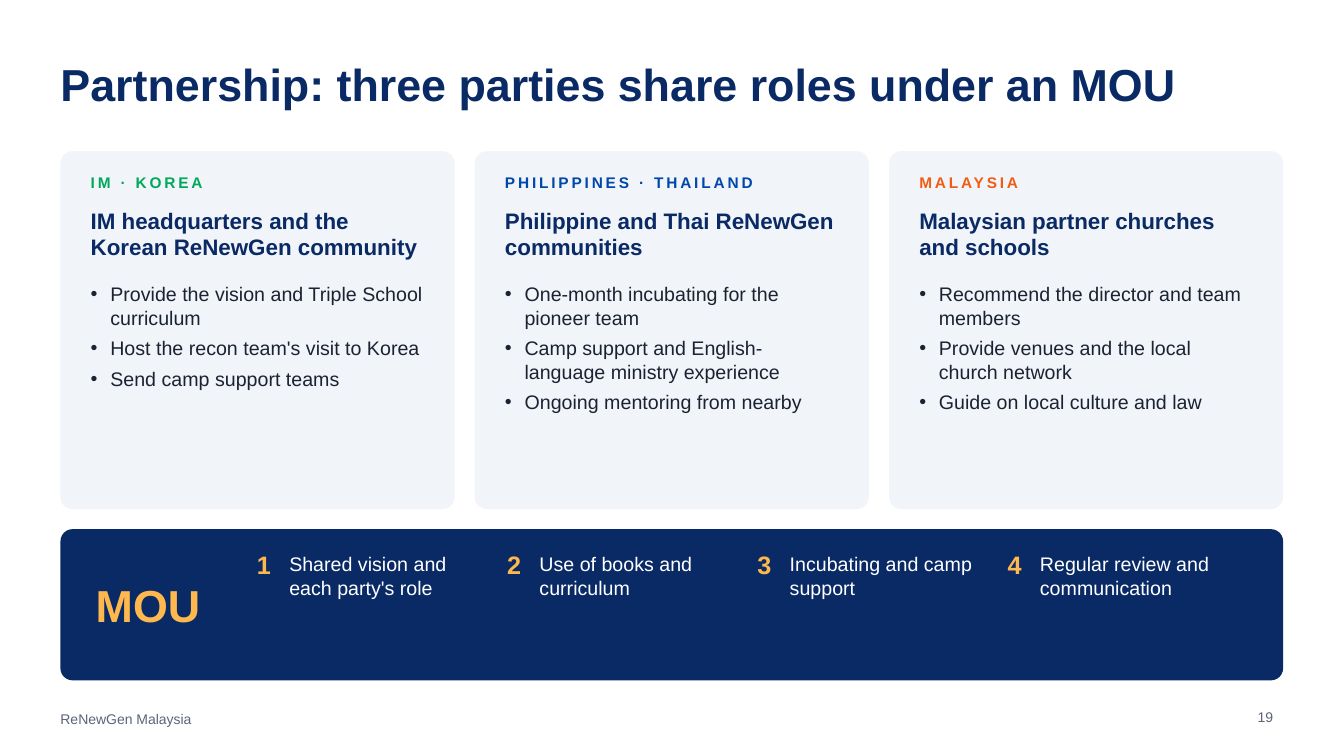
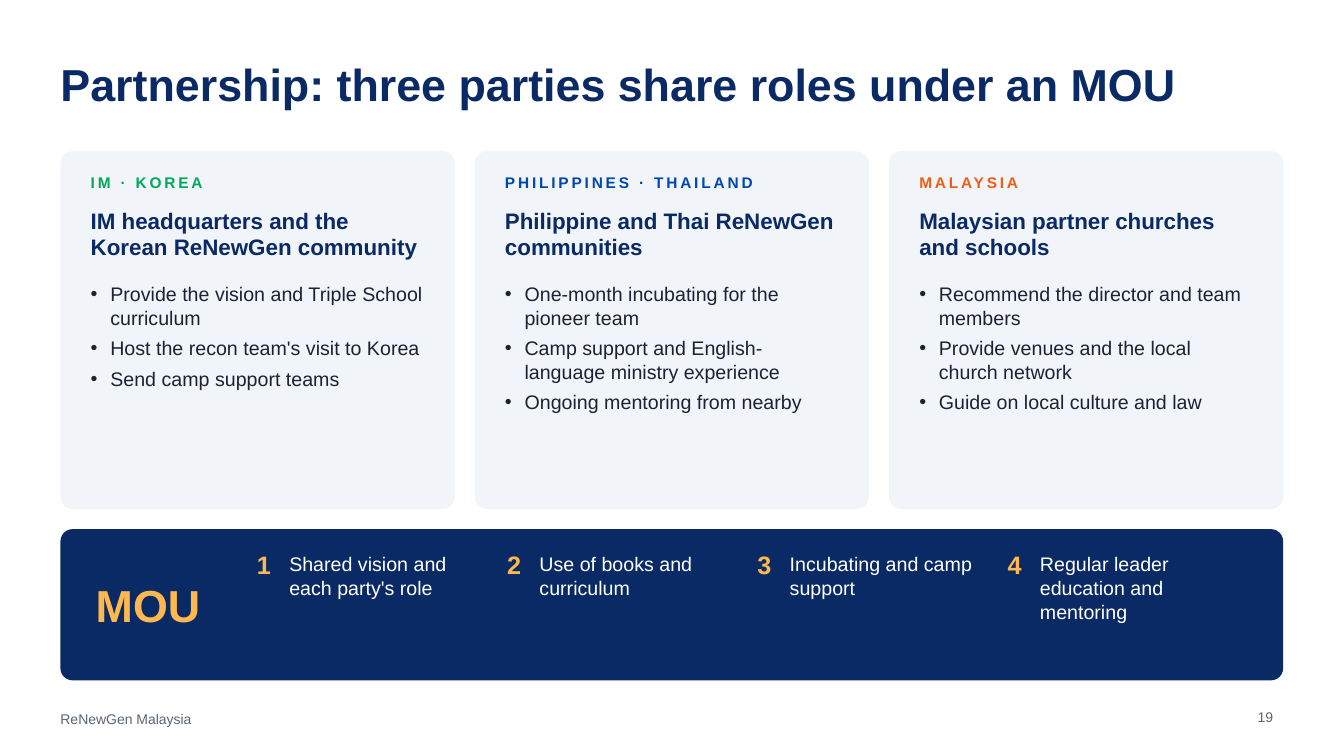
Before and after one commit to ChampionJohan/Johan, a slide deck: slide 19 of renewgen-malaysia/ReNewGen_Malaysia_EN.pptx. Drawn at 1344x756 pixels with LibreOffice and Linux fonts; fonts in the diff are those of the drawing. Boxes give left, top, right and bottom in pixels: in the first picture for what was removed or moved away, otherwise in the second. Text is boxed around its words. In the diff, an @@ line names an element or a change of style, - is before the commit and + after.

```diff
--- a/renewgen-malaysia/ReNewGen_Malaysia_EN.pptx
+++ b/renewgen-malaysia/ReNewGen_Malaysia_EN.pptx
@@ text at box(1040, 556, 1169, 623): text changed @@
-Regular review and communication
+Regular leader education and mentoring
```
Also in this commit, not shown: 4 other slides changed, 9 other files.
